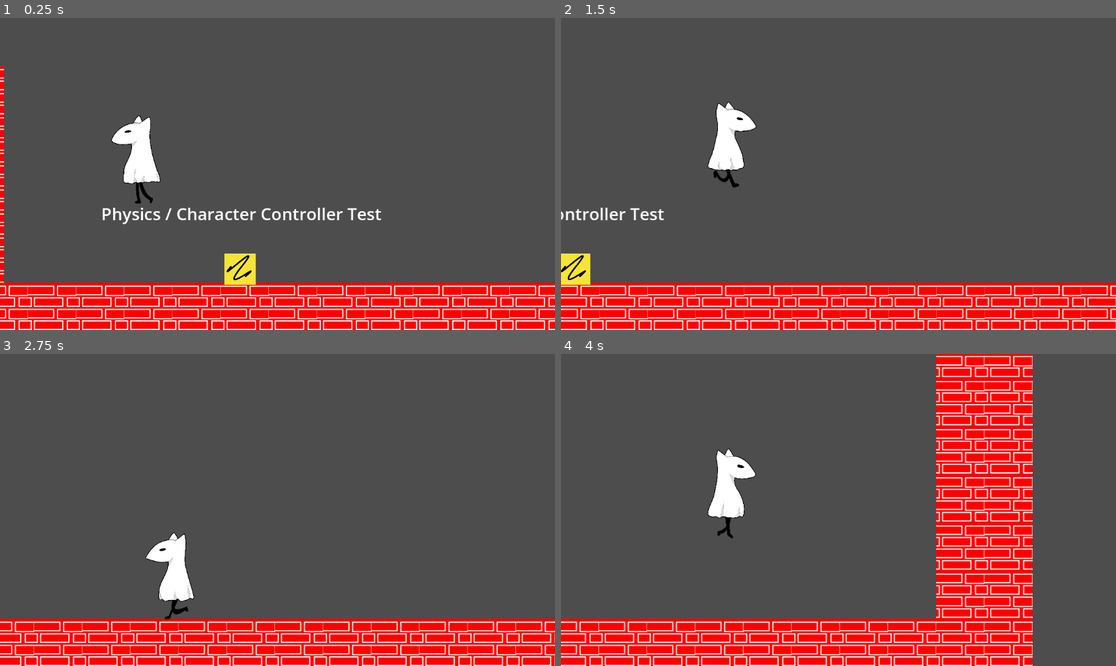
Above: before the commit, frames 1-4 (two rows, left to right).
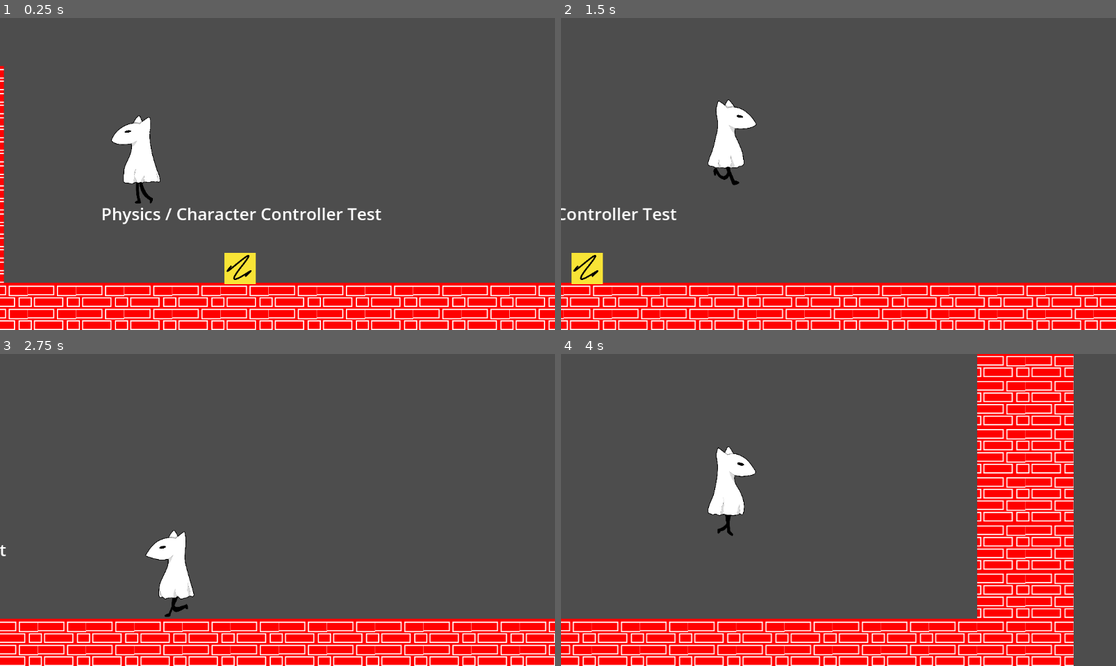
Above: after the commit, the same moments.

Repository: rcivan/ghost-dog
Game: Godot game, scene res://Test.tscn
The game is run twice, just before and just after one commit, with the same random seed, the same clock (stepped at 60 frames per second) and the same inputs.
Inputs:
- Up to frame 1 (0.25 s): no input
- Up to frame 2 (1.5 s): hold Q (slide) 0.53-1.28 s; hold Right (right) from 0.53 s (still down); tap Space (jump) at 0.77 s; tap Q (slide) at 1.35 s
- Up to frame 3 (2.75 s): tap Space (jump) at 1.52 s; release Right (right) at 2.03 s; hold Left (left) from 2.03 s (still down); hold Q (slide) from 2.03 s (still down)
- Up to frame 4 (4 s): release Left (left) at 2.78 s; release Q (slide) at 2.78 s; hold Right (right) from 2.78 s (still down); tap Q (slide) at 2.85 s; tap Space (jump) at 3.02, 3.77 s; hold Q (slide) from 3.53 s (still down)

The runs differ from the first frame. In frame 1, less than 0.1% of the frame differs, in the area x 40-47%, y 75-86%; in frame 2, 5.4%; in frame 3, 3.4%; in frame 4, 20%, in the area x 1-93%, y 0-100%.

Commit message:
Mild Movement Fixes

Diff:
--- a/game/Player.gd
+++ b/game/Player.gd
@@ -54,7 +54,7 @@
 		velocity.x = 1200 * direction
 		if not is_on_floor():
 			is_air_sliding = true
-			velocity.x += velocity.y
+			velocity.x += velocity.y * -direction
 		elif is_on_floor():
 			is_sliding = true
 	if Input.is_action_pressed("slide") and is_sliding:
@@ -75,6 +75,8 @@
 
 		var collision_collider = collision.get_collider()
 		if collision_collider is RigidBody2D:
+			#The rat flings when colliding with a moving/rolling box
+			#Prevent the roll or prevent the fling?
 			var push_direction = -collision.get_normal()
 			collision_collider.apply_central_impulse(push_direction * 300)
 
--- a/game/Player.tscn
+++ b/game/Player.tscn
@@ -90,8 +90,9 @@
 "speed": 5.0
 }]
 
-[sub_resource type="RectangleShape2D" id="RectangleShape2D_1dtfx"]
-size = Vector2(69, 179)
+[sub_resource type="CapsuleShape2D" id="CapsuleShape2D_oi70m"]
+radius = 50.55
+height = 188.0
 
 [node name="Player" type="CharacterBody2D"]
 script = ExtResource("1_vd3qh")
@@ -104,5 +105,5 @@
 speed_scale = 6.0
 
 [node name="CollisionShape2D" type="CollisionShape2D" parent="."]
-position = Vector2(227, 193.5)
-shape = SubResource("RectangleShape2D_1dtfx")
+position = Vector2(223, 194)
+shape = SubResource("CapsuleShape2D_oi70m")
--- a/game/Test.tscn
+++ b/game/Test.tscn
@@ -194,6 +194,7 @@
 layer_0/tile_data = PackedInt32Array(720896, 1, 0, 786432, 1, 1, 720897, 65537, 0, 786433, 65537, 1, 720898, 1, 0, 7864 …(3655 unchanged characters)…
 
 [node name="Box" type="RigidBody2D" parent="."]
+position = Vector2(2.08165e-12, -3)
 
 [node name="Sprite2D" type="Sprite2D" parent="Box"]
 position = Vector2(541, 518)
@@ -201,5 +202,5 @@
 texture = ExtResource("4_vim14")
 
 [node name="CollisionShape2D" type="CollisionShape2D" parent="Box"]
-position = Vector2(544.75, 517.5)
+position = Vector2(541, 518)
 shape = SubResource("RectangleShape2D_7ism7")
